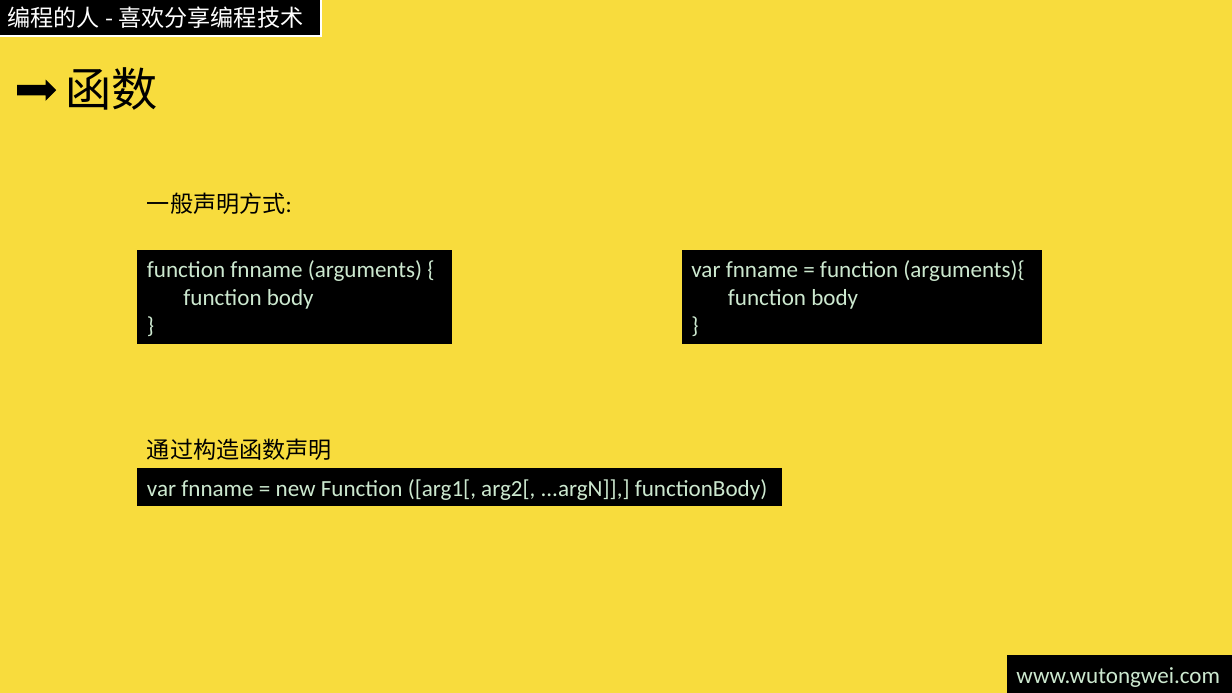
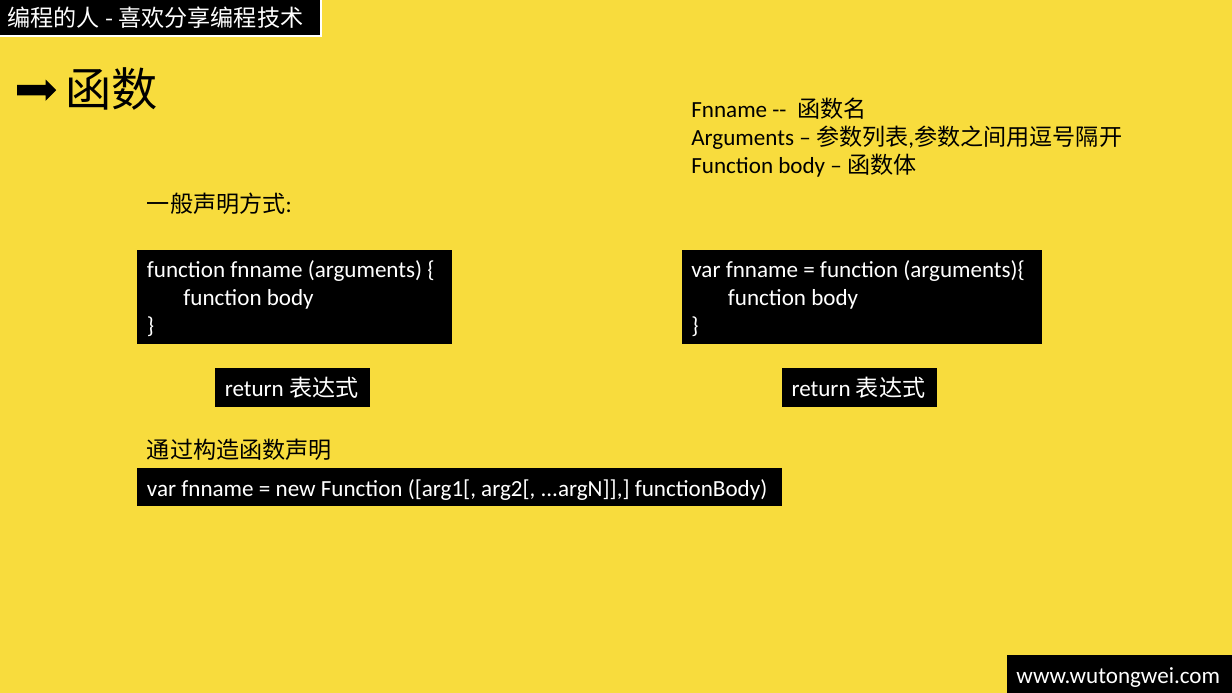
Before and after one commit to willculture/training, a slide deck: slide 27 of ppt/front-end/Javascript.pptx (slide 32 before the commit). Drawn at 1232x693 pixels with LibreOffice and Linux fonts; fonts in the diff are those of the drawing. Boxes give left, top, right and bottom in pixels: in the first picture for what was removed or moved away, otherwise in the second. Text is boxed around its words. In the diff, an @@ line names an element or a change of style, - is before the commit and + after.

```diff
--- a/ppt/front-end/Javascript.pptx
+++ b/ppt/front-end/Javascript.pptx
@@ text added at (691, 97, 1122, 177), 18 pt, text #000000 @@
+Fnname -- 函数名
+Arguments – 参数列表,参数之间用逗号隔开
+Function body – 函数体
@@ rectangle added at (215, 369, 369, 406), fill #000000, outline #000000 1 pt, 18 pt, text #FFFFFF @@
+return 表达式
@@ rectangle added at (783, 369, 936, 406), fill #000000, outline #000000 1 pt, 18 pt, text #FFFFFF @@
+return 表达式
@@ text colour #CCE8CF to #FFFFFF in 4 elements at (138, 250, 452, 344), (682, 250, 1041, 344), (138, 469, 781, 506), (1007, 656, 1232, 693) @@
```
Also in this commit, not shown: 33 other slides changed, 53 slides added, 2 slides removed, 1 other file.
